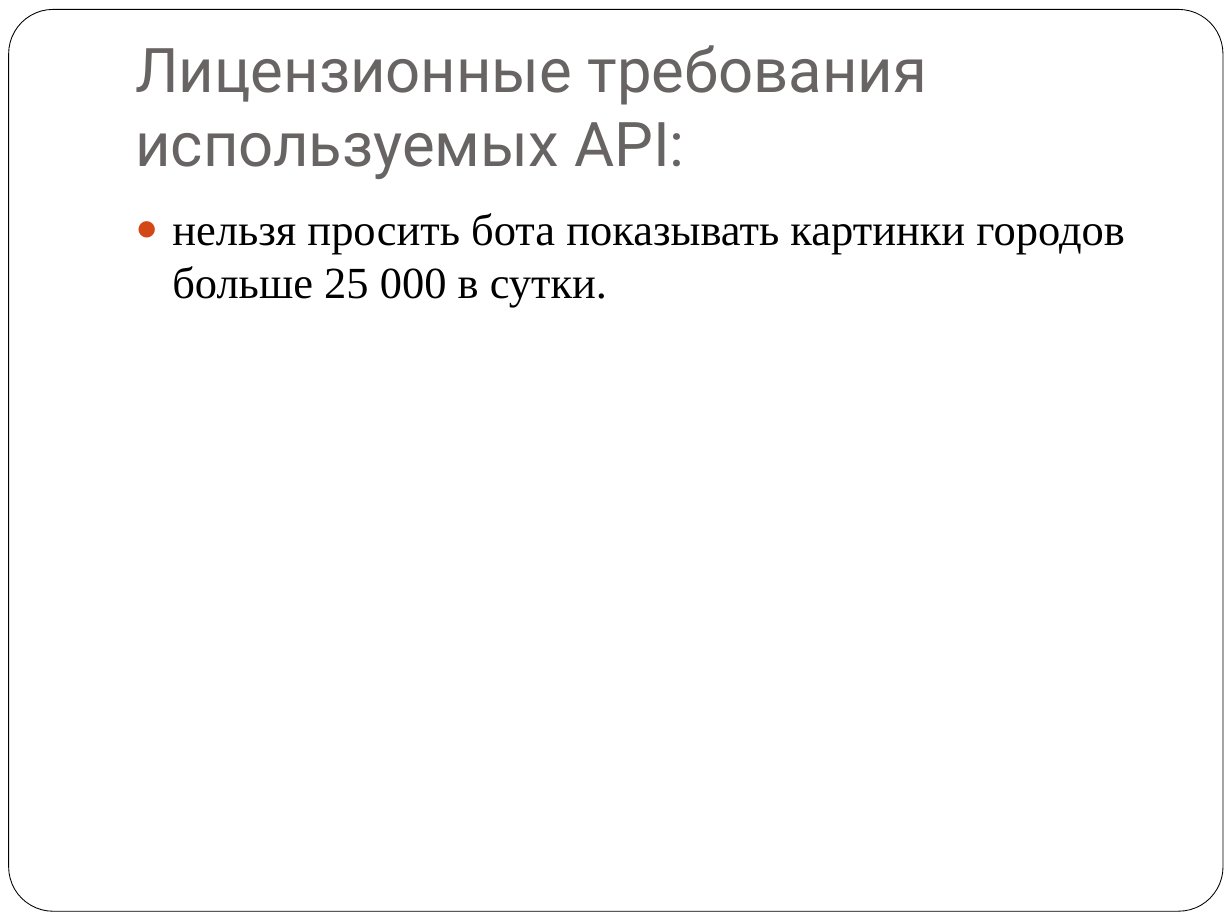
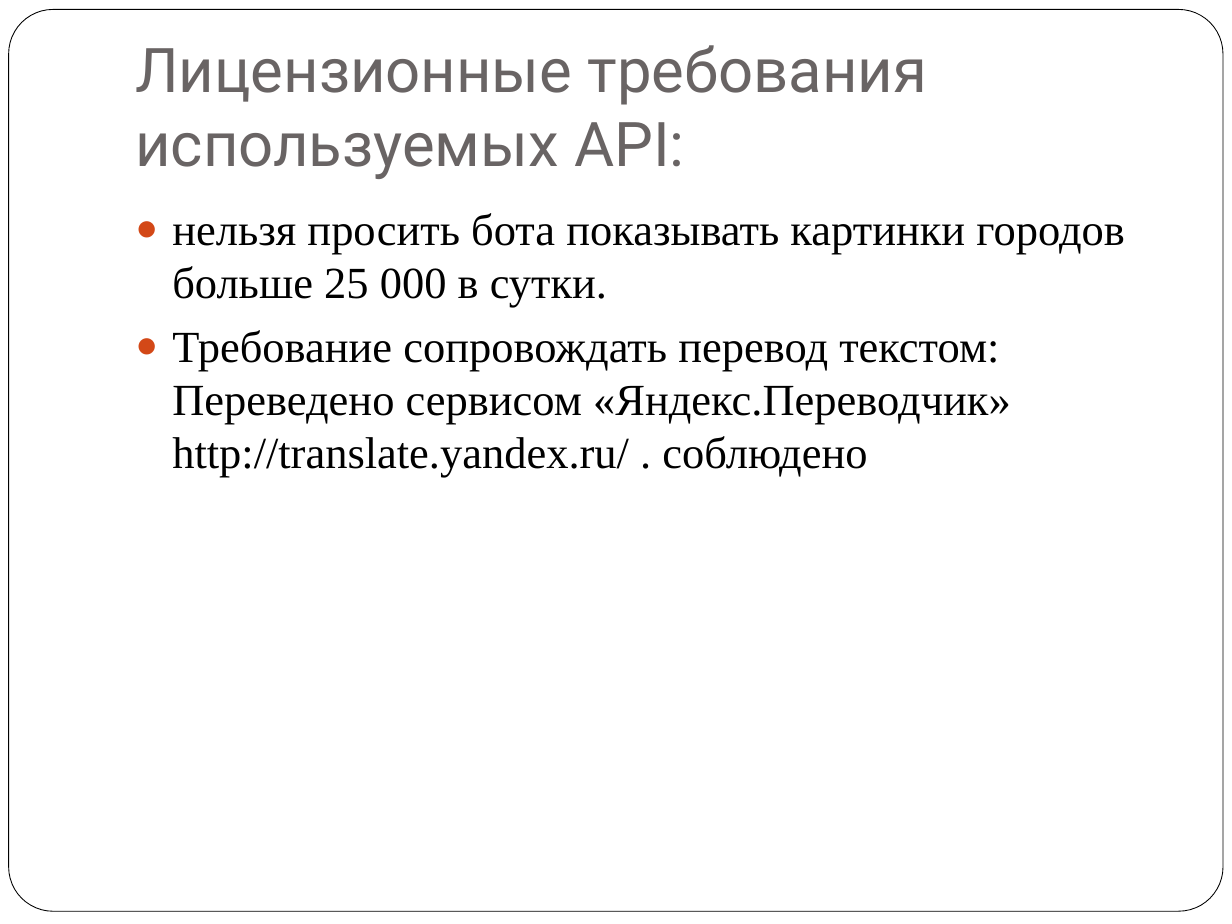
Before and after one commit to XxHLeB/awesomebot, a slide deck: slide 5 of 2nd edition bot/презентация.pptx. Drawn at 1232x924 pixels with LibreOffice and Linux fonts; fonts in the diff are those of the drawing. Boxes give left, top, right and bottom in pixels: in the first picture for what was removed or moved away, otherwise in the second. Text is boxed around its words. In the diff, an @@ line names an element or a change of style, - is before the commit and + after.

```diff
--- a/2nd edition bot/презентация.pptx
+++ b/2nd edition bot/презентация.pptx
@@ text at (172,330,1011,477): paragraph added @@
+● Требование сопровождать перевод текстом: Переведено сервисом «Яндекс.Переводчик» http://translate.yandex.ru/ . соблюдено
```
Also in this commit, not shown: 3 other files.
